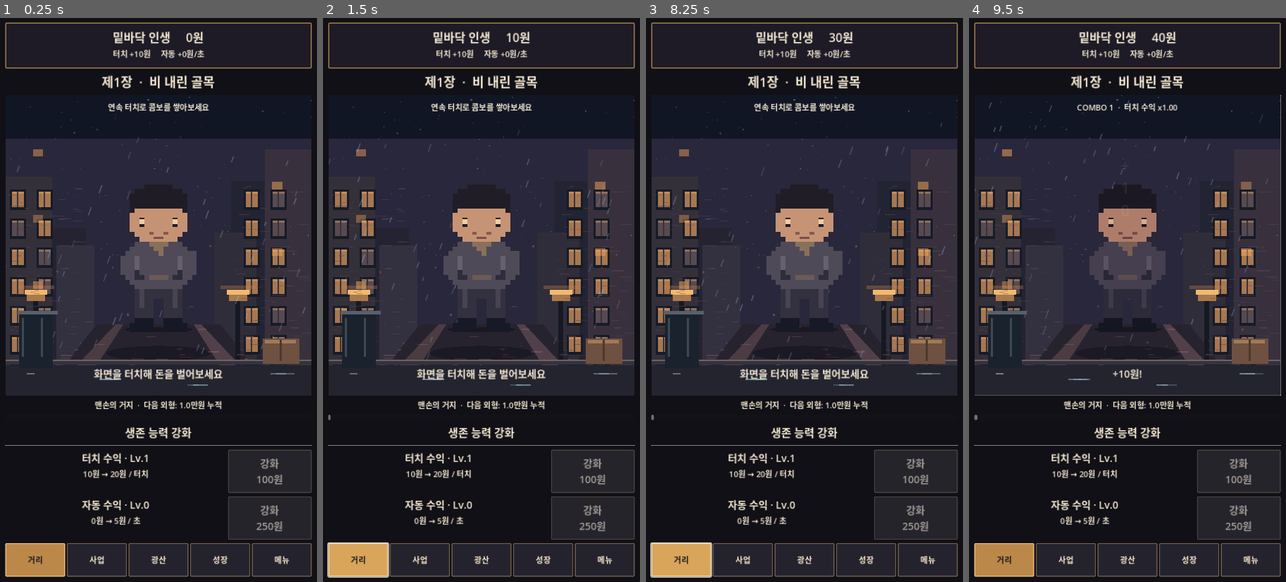
Above: before the commit, frames 1-4 (left to right).
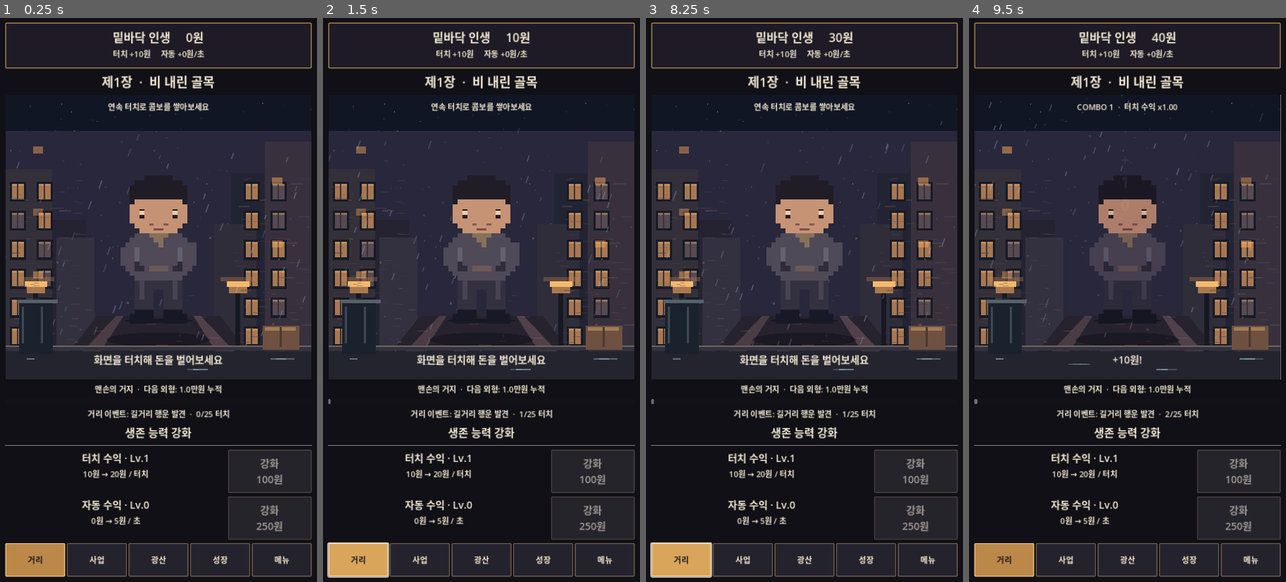
Above: after the commit, the same moments.

Repository: sungpil987/BottomLife-Reborn
Game: Godot game, scene res://scenes/Main.tscn
Same seed, same stepped clock (60 frames per second), same inputs: the game is played once before the commit and once after it.
Inputs (mouse positions are in pixels of both pictures, inside the frame that each line leads up to; where the layout moved, square brackets give the same spot in the first picture):
- Up to frame 1 (0.25 s): no input
- Up to frame 2 (1.5 s): click (481, 237) [481, 243] at 0.5 s; click "거리" at 1.25 s
- Up to frame 3 (8.25 s): click "사업" at 2 s; click "x1" at 2.75 s; click "x10" at 3.5 s; click "최대" at 4.25 s; click "광산" at 5 s; click "곡괭이질 +20원 / 광석 1개" at 5.75 s; click "성장" at 6.5 s; click "메뉴" at 7.25 s; click "거리" at 8 s
- Up to frame 4 (9.5 s): click (1127, 237) [1127, 243] at 8.75 s

The runs differ from the first frame. In frame 1, 13% of the frame differs, in the area x 1-99%, y 14-71%; in frame 2, 12%; in frame 3, 12%; in frame 4, 12%.

Commit message:
v4.4 add tier-based street earnings events every 25 taps with saved progress

Diff:
--- a/scripts/main.gd
+++ b/scripts/main.gd
@@ -69,6 +69,8 @@
 var street_hit_clock: float = 0.0
 var street_hit_phase: int = 0
 var tap_combo: int = 0
+var street_taps: int = 0
+var street_event_label: Label
 var tap_combo_clock: float = 0.0
 var combo_label: Label
 var street_stage: Control
@@ -153,6 +155,7 @@
 				if value in LEGACY_MILESTONES and not claimed_legacy.has(value):
 					claimed_legacy.append(value)
 		tap_level = maxi(1, int(data.get("tap_level", 1)))
+		street_taps = maxi(0, int(data.get("street_taps", 0)))
 		auto_level = maxi(0, int(data.get("auto_level", 0)))
 		var saved_business = data.get("business_levels", [0, 0, 0])
 		if saved_business is Array:
@@ -181,7 +184,7 @@
 func save_game() -> void:
 	var file := FileAccess.open(SAVE_PATH, FileAccess.WRITE)
 	if file != null:
-		file.store_string(JSON.stringify({"money": money, "tap_level": tap_level, "auto_level": auto_level, "business_level …(506 unchanged characters)…
+		file.store_string(JSON.stringify({"money": money, "tap_level": tap_level, "street_taps": street_taps, "auto_level": auto_level, "business_level …(506 unchanged characters)…
 
 func make_label(value: String, size: int = 27) -> Label:
 	var label := Label.new()
@@ -360,6 +363,7 @@
 	money = 0.0
 	run_earned = 0.0
 	tap_level = 1
+	street_taps = 0
 	auto_level = 0
 	business_levels = [0, 0, 0, 0, 0]
 	mine_depth = 1
@@ -914,6 +918,7 @@
 	street_stage = null
 	float_layer = null
 	combo_label = null
+	street_event_label = null
 	tap_upgrade_button = null
 	auto_upgrade_button = null
 	refresh_header()
@@ -1089,6 +1094,9 @@
 	hero_tier_progress.show_percentage = false
 	hero_tier_progress.max_value = 100.0
 	content.add_child(hero_tier_progress)
+	street_event_label = make_label("", 18)
+	content.add_child(street_event_label)
+	street_event_label.text = "거리 이벤트: %s  ·  %d/25 터치" % [street_event_title(), street_taps % 25]
 	update_hero_appearance()
 	combo_label = make_label("연속 터치로 콤보를 쌓아보세요", 18)
 	combo_label.anchor_left = 0.05
@@ -1133,14 +1141,38 @@
 	auto_upgrade_button = auto_upgrade
 	decorate_button(auto_upgrade, true)
 
+func street_event_title() -> String:
+	match hero_appearance_tier():
+		1:
+			return "노점 손님 몰려옴"
+		2:
+			return "상점 특별 주문"
+		3:
+			return "도시 투자 계약"
+	return "길거리 행운 발견"
+
+func trigger_street_event() -> String:
+	var tier: int = hero_appearance_tier()
+	var reward: float = float(tap_level) * 10.0 * prestige_multiplier() * float(30 + tier * 25)
+	money += reward
+	run_earned += reward
+	if tier >= 2:
+		gems += tier - 1
+	return "%s! +%s원%s" % [street_event_title(), number(reward), " / 보석 +%d" % (tier - 1) if tier >= 2 else ""]
+
 func tap_money() -> void:
 	tap_combo = mini(tap_combo + 1, 100)
+	street_taps += 1
 	tap_combo_clock = 0.0
 	var combo_multiplier: float = 1.0 + float(mini(tap_combo / 10, 10)) * 0.05
 	var earned: float = float(tap_level) * 10.0 * prestige_multiplier() * combo_multiplier
 	money += earned
 	run_earned += earned
 	feedback.text = "+%s원!" % number(earned)
+	if street_taps % 25 == 0:
+		feedback.text = trigger_street_event()
+	if is_instance_valid(street_event_label):
+		street_event_label.text = "거리 이벤트: %s  ·  %d/25 터치" % [street_event_title(), street_taps % 25]
 	if is_instance_valid(combo_label):
 		combo_label.text = "COMBO %d  ·  터치 수익 x%.2f" % [tap_combo, combo_multiplier]
 	spawn_floating_money(earned)
